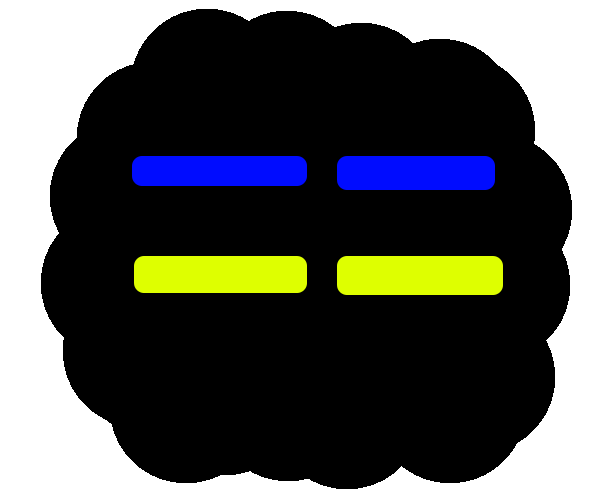
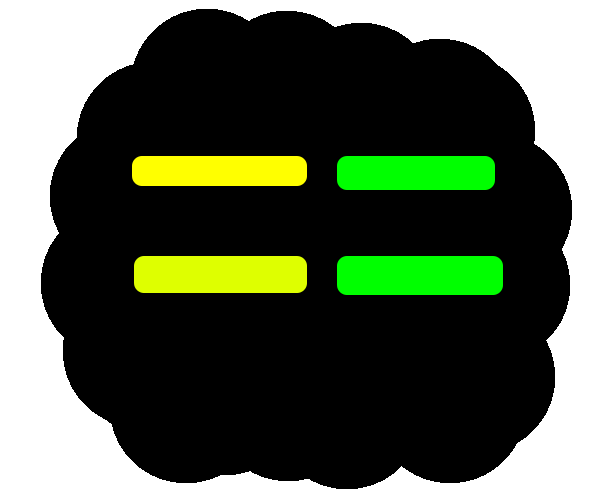
Before/after of a 600 x 500 layered artwork. What changed in the layer stack:
painted on "Rectangle 4" over [337, 256, 503, 295]
painted on "Rectangle 2" over [337, 156, 495, 190]
painted on "Rectangle 1" over [132, 156, 307, 186]
